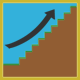
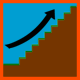
Comparing the layer stacks of the two w=80, h=80 images. Changes:
hid "Layer 9", painted on it over [0, 0, 80, 80]
painted on "Layer 3" over [0, 0, 80, 80]
painted on "Layer 12" over [0, 0, 80, 80]
